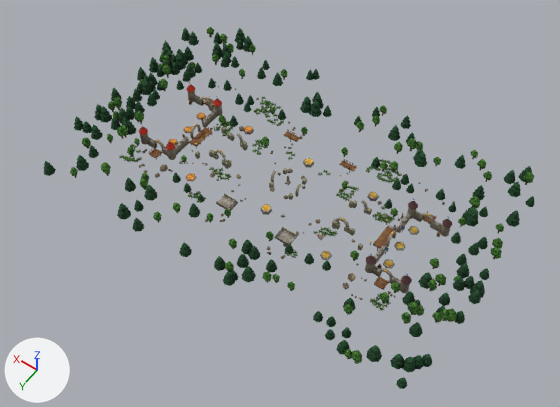
Renders of the glTF model assets/maps/crossing.glb from each side of a commit.
Rendered twice from a 50 mm camera at (-35.8, 97.4, 180.3) aimed at (46.9, -18.4, -1.8). Every picture has the same lights, and +X, +Y and +Z are marked at lower left. The older version comes first. Vertices at exactly the same position are counted once.

Names of what the first picture shows: 'Props', 'TallGrass'.
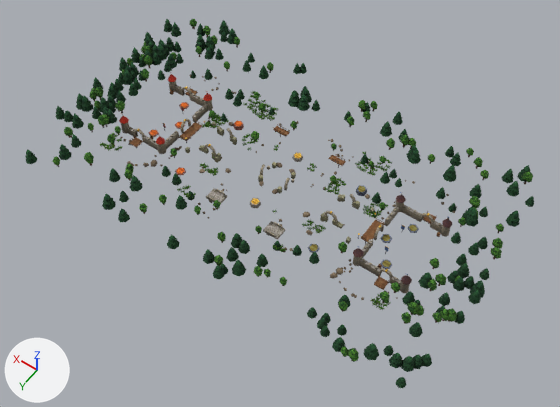
What differs and where, as boxes [x1, y1, x2, y2] in the pictures (560 x 407 px; the box of a moved part takes in the faces that stretch with it):
'Props', reshaped: before [44, 27, 535, 389]; after [25, 19, 534, 388]
'TallGrass', reshaped: before [119, 96, 402, 310]; after [100, 90, 392, 310]
part 1 of me_props, moved or reshaped: before [383, 259, 395, 269]; after [380, 260, 392, 269]
part 2 of me_props, moved or reshaped: before [408, 226, 420, 235]; after [407, 224, 419, 233]
part 3 of me_props, moved or reshaped: before [196, 113, 206, 120]; after [179, 102, 189, 109]
part 4 of me_props, moved or reshaped: before [394, 242, 406, 251]; after [380, 234, 392, 243]
part 5 of me_props, moved or reshaped: before [320, 251, 332, 260]; after [308, 244, 320, 253]
part 6 of me_props, moved or reshaped: before [186, 173, 196, 181]; after [175, 167, 186, 175]
part 7 of me_props, added: after [356, 185, 367, 196]
part 8 of me_props, added: after [233, 121, 244, 130]
part 9 of me_props, moved or reshaped: before [261, 204, 272, 215]; after [250, 198, 261, 208]
part 10 of me_props, moved or reshaped: before [303, 158, 314, 168]; after [292, 152, 303, 162]
part 11 of me_props, moved or reshaped (not visible afterwards): before [348, 273, 356, 282]
part 12 of me_props, deleted: before [44, 27, 535, 389]
part 13 of me_props, built on: before [116, 57, 478, 273]; after [25, 19, 534, 388]
part 14 of me_props, edited (looks the same): [146, 94, 519, 337] in both
part 15 of me_tallgrass, deleted: before [124, 96, 402, 307]
part 16 of me_tallgrass, reshaped: after [177, 90, 279, 199]
part 17 of me_tallgrass, built on: after [272, 152, 392, 252]
part 18 of me_tallgrass, added: after [104, 131, 122, 151]
part 19 of me_tallgrass, reshaped: after [370, 298, 391, 307]

The change, as a diff of the scene's bpy script:
```diff
--- a/assets/maps/crossing.glb.py
+++ b/assets/maps/crossing.glb.py
@@ me_props @@
-me_props.from_pydata(...)  # 16723 vertices, 25708 faces; spans x -17.5..113.9, y -65.8..17.5, z -2.6..10.9
+me_props.from_pydata(...)  # 17455 vertices, 26836 faces; spans x -17.5..121.9, y -65.8..17.5, z -2.4..10.9
+# me_props part 1: the loose piece of 12 vertices spanning x 7.5..10.5, y -18.7..-15.3, z 0.8..1.0 is moved by (0.5, 0.5, 0.0)
+# me_props part 2: the loose piece of 12 vertices spanning x 7.5..10.5, y -32.7..-29.3, z 0.8..1.0 is moved by (0.5, -0.5, 0.0)
+# me_props part 3: the loose piece of 12 vertices spanning x 85.5..88.5, y -32.7..-29.3, z 0.8..1.0 is moved by (7.5, -0.5, 0.0)
+# me_props part 4: the loose piece of 12 vertices spanning x 8.0..11.0, y -25.7..-22.3, z 0.8..1.0 is moved by (4.5, 0.0, 0.0)
+# me_props part 5: the loose piece of 12 vertices spanning x 22.5..25.5, y -9.7..-6.3, z 3.0..3.2 is moved by (4.0, 0.0, 0.0)
+# me_props part 6: the loose piece of 12 vertices spanning x 70.5..73.5, y -9.7..-6.3, z 3.0..3.2 is moved by (4.0, 0.0, 0.0)
+# me_props part 7: a new loose piece, a 6-sided cut cone along z (radius 1.7 at the low end, 1.6 at the high end) spanning x 27.5..30.5, y -36.7..-33.3, z -0.2..1.2, in mat_cobble
+# me_props part 8: a new loose piece, a 6-sided cut cone along z (radius 1.7 at the low end, 1.6 at the high end) spanning x 73.5..76.5, y -36.7..-33.3, z -0.2..1.2, in mat_cobble
+# me_props part 9: the loose piece of 12 vertices spanning x 46.5..49.5, y -14.7..-11.3, z -0.3..1.0 is moved by (4.0, 0.0, 0.0)
+# me_props part 10: the loose piece of 12 vertices spanning x 46.5..49.5, y -36.7..-33.3, z -0.1..1.1 is moved by (4.0, 0.0, 0.0)
+# me_props part 11: the loose piece of 12 vertices spanning x 13.5..15.7, y -7.6..-5.5, z 1.5..3.1 is scaled about its middle by (0.279, 0.284, 0.271), then moved by (0.1, 3.3, -1.6)
+# me_props part 12: 1247 loose pieces with 12549 vertices, spanning x -15.9..113.9, y -65.8..17.5, z -2.6..10.9, are deleted
+# me_props part 13: 6 vertices moved within x -8.7..106.2, y -56.9..-15.5, z 3.6..6.3; 815 vertices removed from x -13.0..110.3, y -64.0..14.0, z -0.6..8.6; 14072 vertices added at x -15.8..121.9, y -65.8..17.5, z -2.4..10.9
+# me_props part 14: 1560 kept faces spanning x -16.8..95.0, y -48.7..0.8, z -1.7..10.9 get new vertex colours; the middle colour goes from grey #b6b7b6 to grey #b9b9b9
+# other edits to the shape of me_props do not show in these pictures
 me_props.materials.append(mat_cobble)
@@ me_tallgrass @@
-me_tallgrass.from_pydata(...)  # 2544 vertices, 1272 faces; spans x 1.6..94.3, y -47.4..-0.5, z -0.1..5.6
+me_tallgrass.from_pydata(...)  # 2604 vertices, 1302 faces; spans x 1.6..102.3, y -47.4..-0.5, z -0.4..5.6
+# me_tallgrass part 15: 587 loose pieces with 2348 vertices, spanning x 1.7..94.3, y -47.4..-0.5, z -0.1..5.5, are deleted
+# me_tallgrass part 16: 1 vertex moved within x 69.2, y -15.1, z 1.4; 3 vertices removed from x 67.9..69.2, y -15.4..-15.1, z 1.4..2.5; 1139 vertices added at x 58.8..84.3, y -47.4..-0.8, z -0.3..5.5
+# me_tallgrass part 17: 1 vertex moved within x 31.9, y -45.1, z 0.0; 23 vertices removed from x 25.9..31.9, y -45.3..-43.9, z 0.0..2.5; 1075 vertices added at x 19.6..47.3, y -47.4..-0.8, z -0.4..5.3
+# me_tallgrass part 18: 168 vertices added at x 97.6..102.3, y -7.5..-0.5, z 1.2..5.5
+# me_tallgrass part 19: 6 vertices moved within x 1.6..2.9, y -5.2..-3.6, z 3.5; 6 vertices removed from x 1.6..2.9, y -5.2..-3.6, z 4.4; 58 vertices added at x 1.6..6.3, y -5.2..-1.6, z 2.3..5.2
+# other edits to the shape of me_tallgrass do not show in these pictures
 me_tallgrass.materials.append(mat_tallgrass)
```
